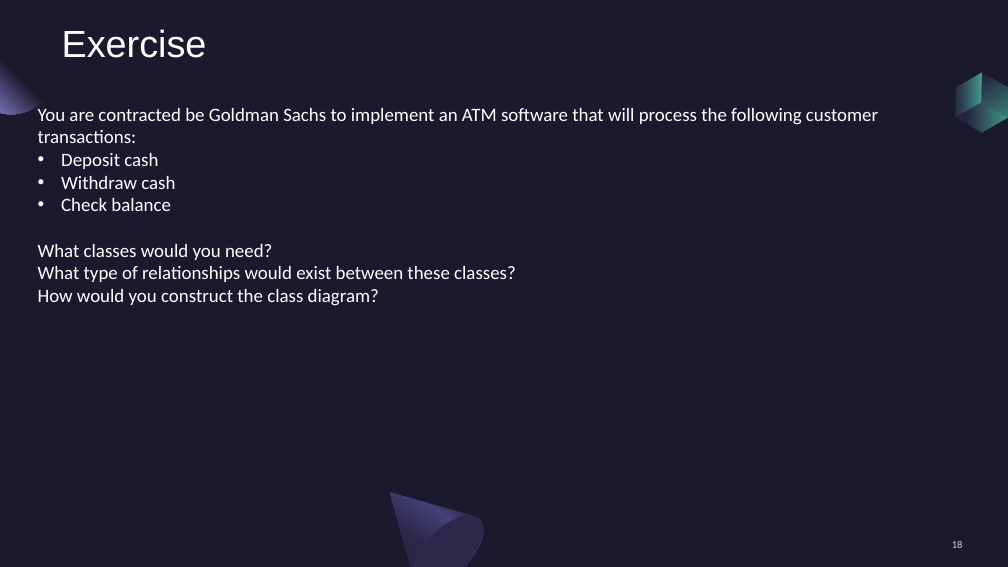
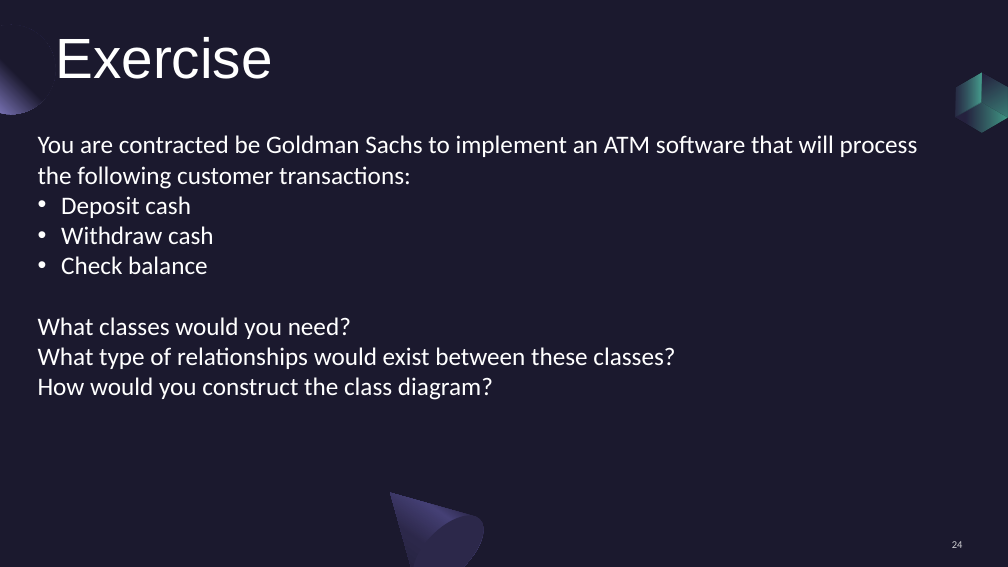
Before and after one commit to draidyn/ATMApplication, a slide deck: slide 24 of FinalPresentationClassDiagram.pptx (slide 18 before the commit). Drawn at 1008x567 pixels with LibreOffice and Linux fonts; fonts in the diff are those of the drawing; grey boxes stand for pictures. Boxes give left, top, right and bottom in pixels: in the first picture for what was removed or moved away, otherwise in the second. Text is boxed around its words. In the diff, an @@ line names an element or a change of style, - is before the commit and + after.

```diff
--- a/FinalPresentationClassDiagram.pptx
+++ b/FinalPresentationClassDiagram.pptx
@@ text "Exercise" at (x1=55, y1=37, x2=272, y2=79): size 36 to 54 pt @@
@@ text "You are contracted be Goldman ..." moved from (x1=38, y1=108, x2=878, y2=306) to (x1=38, y1=135, x2=918, y2=400) @@
@@ text "You are contracted be Goldman ..." at (x1=38, y1=135, x2=918, y2=400): size 18 to 24 pt @@
@@ page number at (x1=952, y1=541, x2=963, y2=548): text changed @@
-18
+24
```
Also in this commit, not shown: 16 other slides changed, 7 slides added, 1 slide removed.
